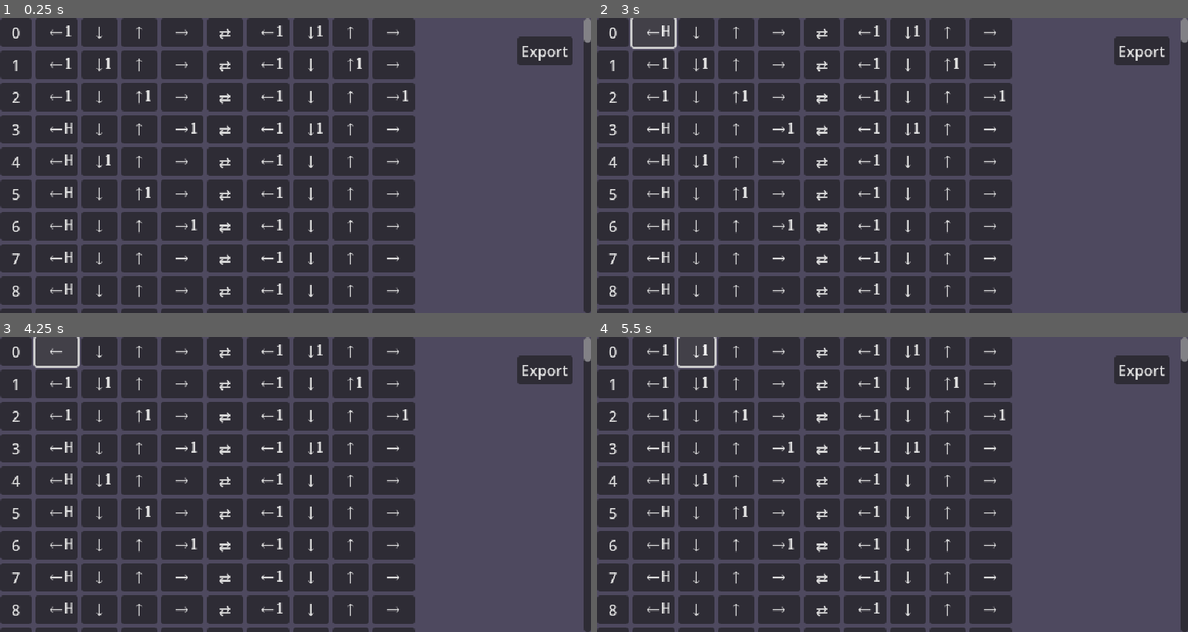
Above: before the commit, frames 1-4 (two rows, left to right).
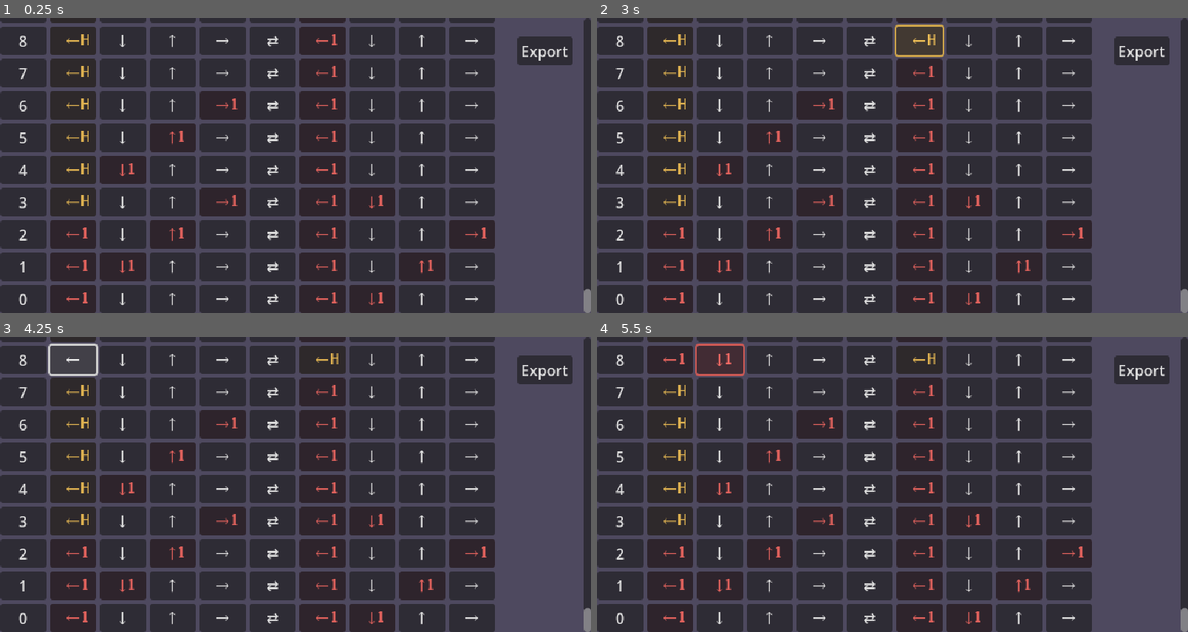
Above: after the commit, the same moments.

Repository: BrownRISDGameDevelopers/horsehorserevolution
Game: Godot game, scene res://Scenes/menu_scene/charter/charter.tscn
Two runs of this game, one before a commit and one after it. Both use one fixed random seed, a clock stepped at 60 frames per second and the inputs below. The project has no main scene, so this scene is started directly.
Inputs (mouse positions are in pixels of both pictures, inside the frame that each line leads up to):
- Up to frame 1 (0.25 s): no input
- Up to frame 2 (3 s): click (614, 65) at 0.5 s, where only the run before the commit has a clickable "1"; click (614, 32) at 1.25 s, where only the run before the commit has a clickable "0"; click (620, 41) at 2 s, where only the run after the commit has a clickable "8"; click "←1" at 2.75 s
- Up to frame 3 (4.25 s): click "←H" at 3.5 s
- Up to frame 4 (5.5 s): click "←" at 4.25 s; click "↓" at 5 s

The runs differ from the first frame. In frame 1, 39% of the frame differs, in the area x 0-100%, y 0-100%; in frame 2, 39%; in frame 3, 39%; in frame 4, 39%.

Commit message:
charter improvements

Diff:
--- a/Scenes/menu_scene/charter/charter.gd
+++ b/Scenes/menu_scene/charter/charter.gd
@@ -1,10 +1,12 @@
 extends Node2D
 
 @export var song: Song
+@export var notes_container: ScrollContainer
 @export var notes_list: VBoxContainer
 @export var json_path: String = "res://assets/chart/test_song.json"
 
 var beat_ui = load("res://scenes/menu_scene/charter/charter_component/beat_ui.tscn")
+
 
 # Called when the node enters the scene tree for the first time.
 func _ready():
@@ -13,12 +15,18 @@
 	var sorted_notes = []
 	for note in song.notes_list:
 		sorted_notes.append([note, song.notes_list[note]])
-	sorted_notes.sort()
+	var sort_descending = func(a, b):
+		if a > b:
+			return true
+		return false
+	sorted_notes.sort_custom(sort_descending)
 	for note in sorted_notes:
 		var beat = beat_ui.instantiate()
 		beat.init_beat(note[0], str(note[0]) in song.synced_notes)
 		beat.set_toggle(note[1])
 		notes_list.add_child(beat)
+	await notes_container.get_v_scroll_bar().changed
+	notes_container.scroll_vertical = notes_container.get_v_scroll_bar().max_value
 
 # Called every frame. 'delta' is the elapsed time since the previous frame.
 func _process(delta):
--- a/Scenes/menu_scene/charter/charter.tscn
+++ b/Scenes/menu_scene/charter/charter.tscn
@@ -3,20 +3,21 @@
 [ext_resource type="Script" uid="uid://cynpka8rixy1y" path="res://scenes/menu_scene/charter/charter.gd" id="1_qwsub"]
 [ext_resource type="PackedScene" uid="uid://8w2vvkmhlm1f" path="res://scenes/game_scene/game_data/song.tscn" id="2_o0qfc"]
 
-[node name="Charter" type="Node2D" node_paths=PackedStringArray("song", "notes_list")]
+[node name="Charter" type="Node2D" node_paths=PackedStringArray("song", "notes_container", "notes_list")]
 script = ExtResource("1_qwsub")
 song = NodePath("Song")
-notes_list = NodePath("NotesList/VBoxContainer")
+notes_container = NodePath("NotesContainer")
+notes_list = NodePath("NotesContainer/NotesList")
 
 [node name="Song" parent="." instance=ExtResource("2_o0qfc")]
 
-[node name="NotesList" type="ScrollContainer" parent="."]
+[node name="NotesContainer" type="ScrollContainer" parent="."]
 offset_right = 640.0
 offset_bottom = 320.0
 size_flags_horizontal = 3
 size_flags_vertical = 3
 
-[node name="VBoxContainer" type="VBoxContainer" parent="NotesList"]
+[node name="NotesList" type="VBoxContainer" parent="NotesContainer"]
 layout_mode = 2
 
 [node name="ExportButton" type="Button" parent="."]
--- a/Scenes/menu_scene/charter/charter_component/beat_ui.gd
+++ b/Scenes/menu_scene/charter/charter_component/beat_ui.gd
@@ -11,7 +11,7 @@
 func init_beat(beat, synced):
 	beat_no = beat
 	beat_sync = synced
-	$BeatNumber.text = "  " + str(beat) + "  "
+	$BeatNumber.text = str(beat)
 	$SyncIndicator.button_pressed = synced
 
 func set_toggle(notes_list):
--- a/Scenes/menu_scene/charter/charter_component/beat_ui.tscn
+++ b/Scenes/menu_scene/charter/charter_component/beat_ui.tscn
@@ -9,8 +9,9 @@
 script = ExtResource("1_an7xi")
 
 [node name="BeatNumber" type="Button" parent="."]
+custom_minimum_size = Vector2(50, 0)
 layout_mode = 2
-text = "   1   "
+text = "1"
 
 [node name="Player1Left" parent="." instance=ExtResource("2_xynw5")]
 layout_mode = 2
@@ -28,9 +29,10 @@
 arrow_char = "→"
 
 [node name="SyncIndicator" type="Button" parent="."]
+custom_minimum_size = Vector2(50, 0)
 layout_mode = 2
 toggle_mode = true
-text = "  ⇄  "
+text = "⇄"
 
 [node name="Player2Left" parent="." instance=ExtResource("2_xynw5")]
 layout_mode = 2
--- a/Scenes/menu_scene/charter/charter_component/three_state_button.gd
+++ b/Scenes/menu_scene/charter/charter_component/three_state_button.gd
@@ -2,8 +2,11 @@
 
 @export var arrow_char: String = "←"
 var off_text: String
+var off_color: Color = "ffffff"
 var single_text: String
+var single_color: Color = "ff6f69"
 var hold_text: String
+var hold_color: Color = "ffcc5c"
 var display_text
 
 enum STATE {OFF, SINGLE, HOLD}
@@ -20,10 +23,13 @@
 func _process(delta):
 	if current_state == STATE.OFF:
 		display_text = off_text
+		modulate = off_color
 	elif current_state == STATE.SINGLE:
 		display_text = single_text
+		modulate = single_color
 	elif current_state == STATE.HOLD:
 		display_text = hold_text
+		modulate = hold_color
 	text = display_text
 
 func _on_press(event):
--- a/Scenes/menu_scene/charter/charter_component/three_state_button.tscn
+++ b/Scenes/menu_scene/charter/charter_component/three_state_button.tscn
@@ -4,6 +4,7 @@
 [ext_resource type="Script" uid="uid://dv0v32db3qn14" path="res://scenes/menu_scene/charter/charter_component/three_state_button.gd" id="1_ywp60"]
 
 [node name="ThreeStateButton" type="Button"]
+custom_minimum_size = Vector2(50, 0)
 offset_right = 8.0
 offset_bottom = 8.0
 theme_override_fonts/font = ExtResource("1_vqhu6")
